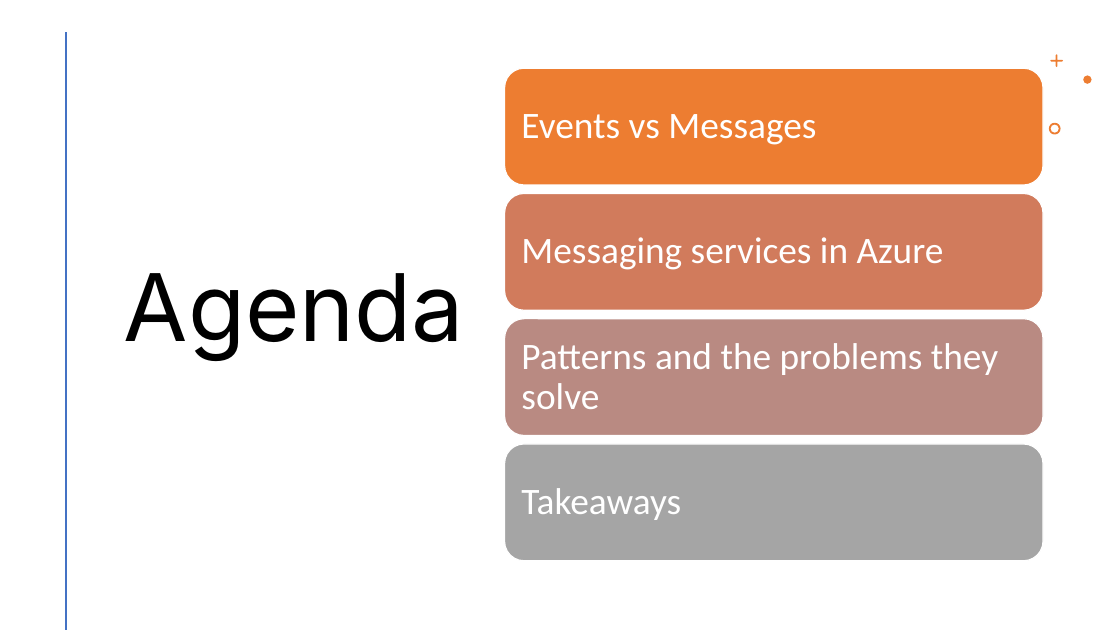
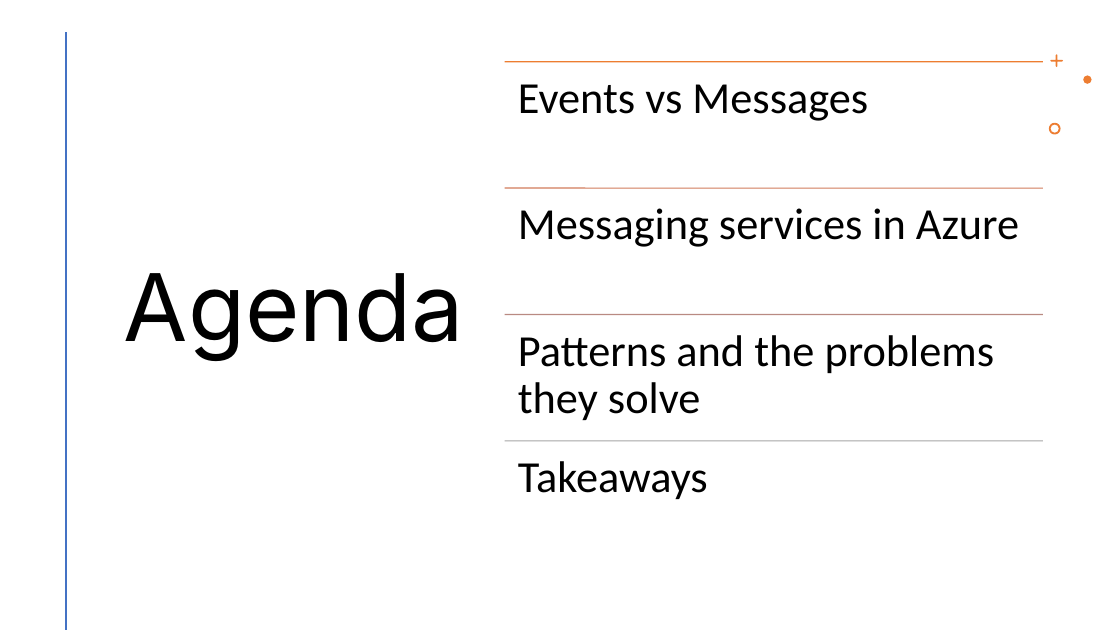
Before and after one commit to willvelida/talks, a slide deck: slide 3 of scalable-messaging-patterns-azure/SlideDeck.pptx. Drawn at 1120x630 pixels with LibreOffice and Linux fonts; fonts in the diff are those of the drawing. Boxes give left, top, right and bottom in pixels: in the first picture for what was removed or moved away, otherwise in the second. Text is boxed around its words. In the diff, an @@ line names an element or a change of style, - is before the commit and + after.

```diff
--- a/scalable-messaging-patterns-azure/SlideDeck.pptx
+++ b/scalable-messaging-patterns-azure/SlideDeck.pptx
@@ text "Events vs Messages": place and size @@
-text "Events vs Messages" at bbox=[521, 114, 816, 145]
+text "Events vs Messages" at bbox=[518, 84, 868, 121]
@@ text "Messaging services in Azure": place and size @@
-text "Messaging services in Azure" at bbox=[521, 237, 944, 270]
+text "Messaging services in Azure" at bbox=[518, 208, 1019, 247]
@@ text "Patterns and the problems they ...": place and size @@
-text "Patterns and the problems they ..." at bbox=[521, 343, 998, 409]
+text "Patterns and the problems they ..." at bbox=[518, 335, 995, 420]
@@ size 32 to 38 pt, text colour #FFFFFF to #000000; more space between paragraphs; vertical alignment middle to top in 4 elements at bbox=[518, 208, 1019, 247], bbox=[518, 335, 995, 420], bbox=[518, 84, 868, 121], bbox=[518, 461, 708, 499] @@
@@ text "Takeaways": place and size @@
-text "Takeaways" at bbox=[521, 488, 681, 520]
+text "Takeaways" at bbox=[518, 461, 708, 499]
@@ group removed at bbox=[505, 68, 1044, 561]: 4 rounded rectangles @@
@@ group added at bbox=[505, 61, 1044, 441]: 4 lines @@
```
Also in this commit, not shown: 1 other slide changed.
